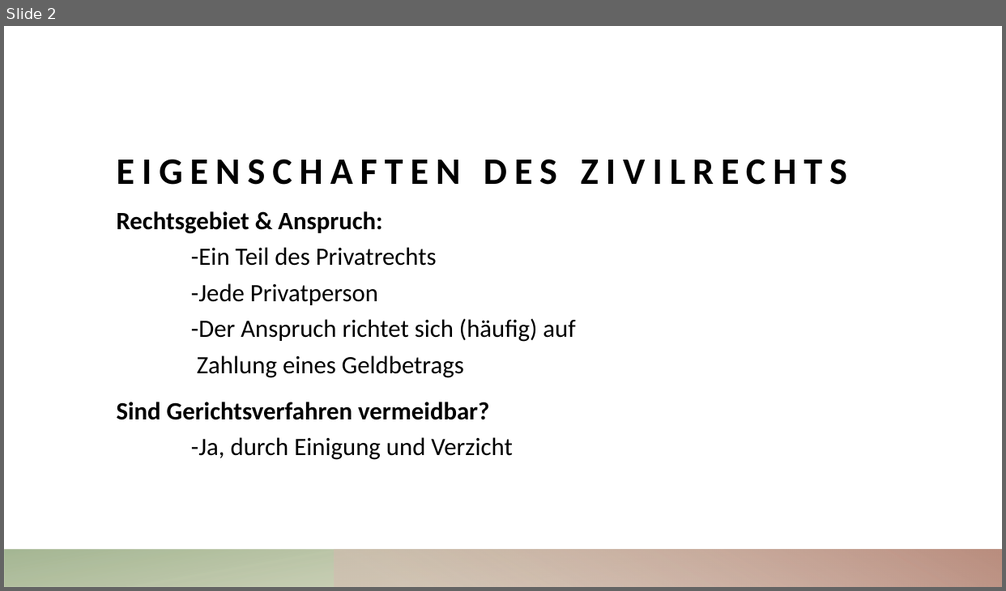
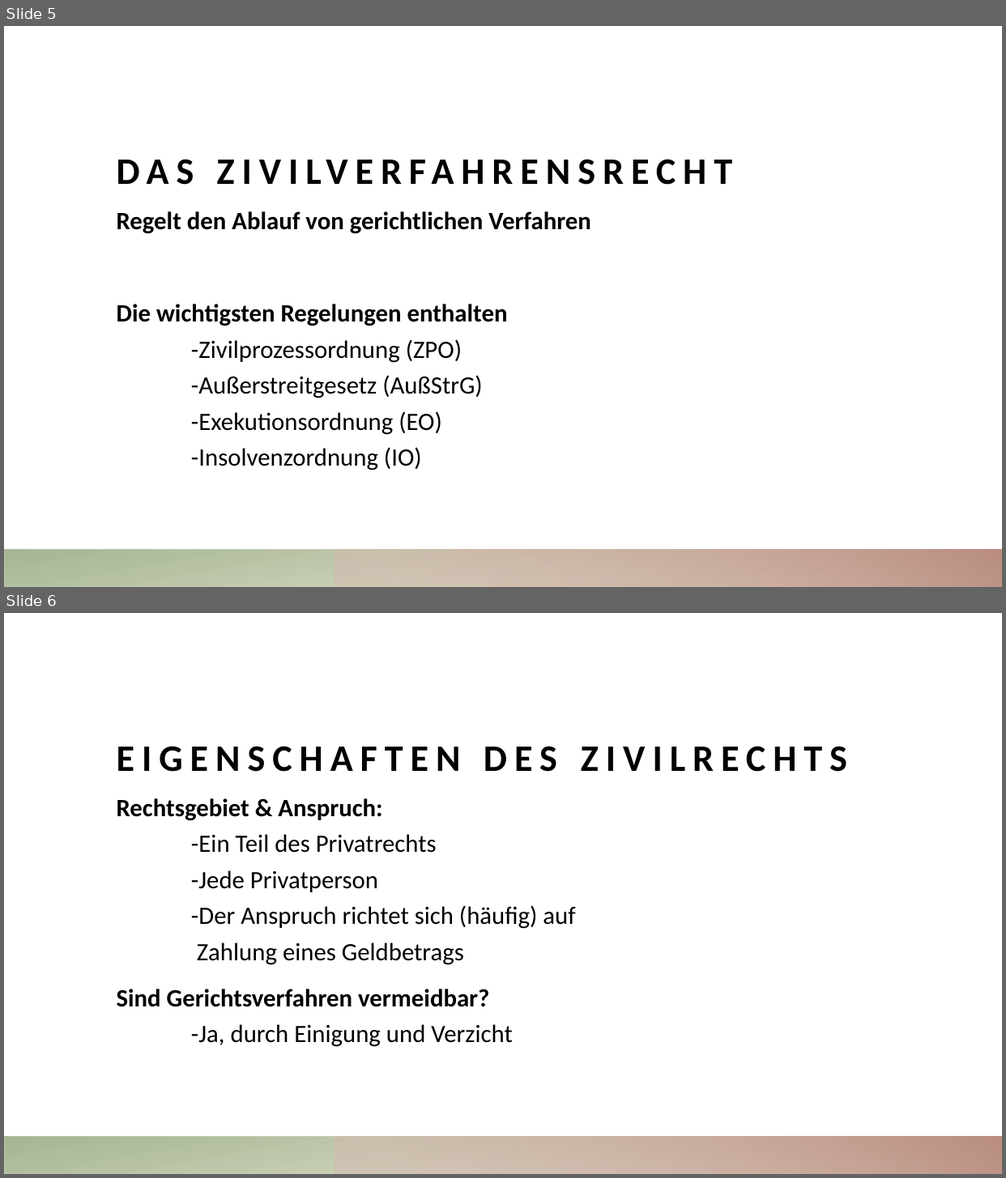
Before and after one commit to ArkonM/4CHIF, a slide deck: BWM - Werner Baumgartner/Zivilrecht.pptx. Shown one above the other, each under a label of ours: slide 2 before the commit, slides 5 and 6 after it. The pictures are 1006x591 and 1006x1178 pixels, drawn with LibreOffice and Linux fonts; fonts in the diff are those of the drawing. Boxes give left, top, right and bottom in pixels: in the first picture for what was removed or moved away, otherwise in the second. Text is boxed around its words. In the diff, an @@ line names an element or a change of style, - is before the commit and + after.

```diff
--- a/BWM - Werner Baumgartner/Zivilrecht.pptx
+++ b/BWM - Werner Baumgartner/Zivilrecht.pptx
@@ slide 5 added at bbox=[4, 26, 1002, 587], background #FFFFFF; not listed: 2 template elements that a slide beside it also shows @@
@@ title added at bbox=[117, 91, 955, 192], 36 pt, text #000000, bold @@
+DAS ZIVILVERFAHRENSRECHT
@@ text added at bbox=[117, 211, 591, 471], 24 pt, text #000000 @@
+Regelt den Ablauf von gerichtlichen Verfahren
+Die wichtigsten Regelungen enthalten
+-Zivilprozessordnung (ZPO)
+-Außerstreitgesetz (AußStrG)
+-Exekutionsordnung (EO)
+-Insolvenzordnung (IO)
@@ what was slide 2 is now slide 6 @@
```
Also in this commit, not shown: 1 slide changed, 4 other slides added, 1 other file.
